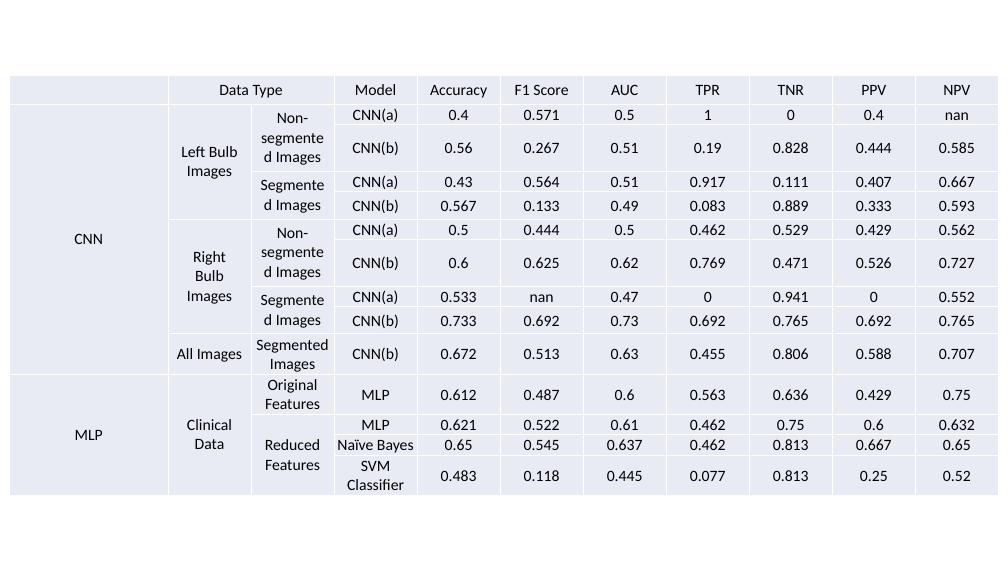
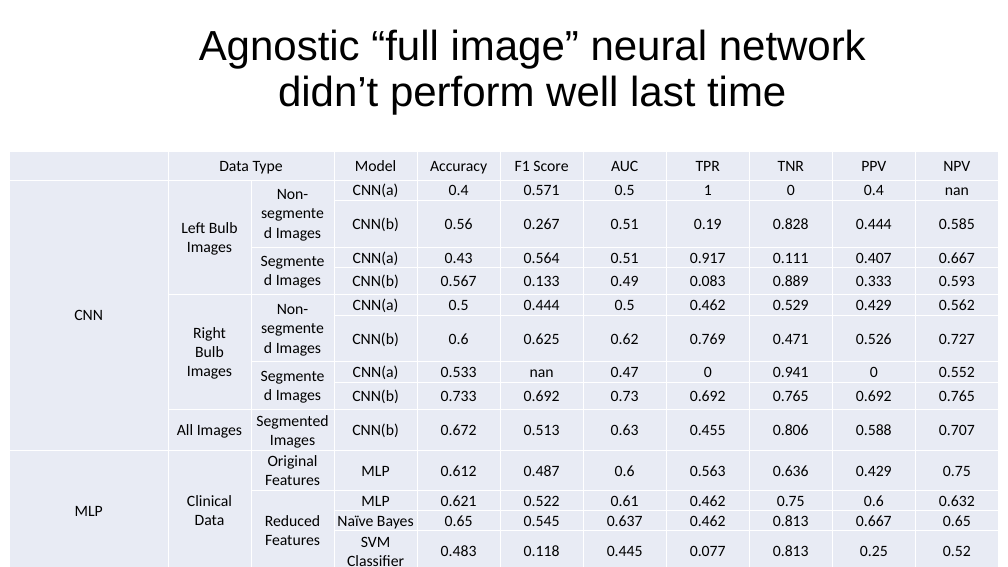
Before and after one commit to ricky-hu/carotid, a slide deck: slide 14 of mar2update.pptx (slide 13 before the commit). Drawn at 1008x567 pixels with LibreOffice and Linux fonts; fonts in the diff are those of the drawing. Boxes give left, top, right and bottom in pixels: in the first picture for what was removed or moved away, otherwise in the second. Text is boxed around its words. In the diff, an @@ line names an element or a change of style, - is before the commit and + after.

```diff
--- a/mar2update.pptx
+++ b/mar2update.pptx
@@ text added at [199, 29, 866, 114], 40 pt, text #000000 @@
+Agnostic “full image” neural network didn’t perform well last time
@@ table: place and size @@
-table at [9, 76, 1000, 494]
+table at [9, 151, 1000, 567]
```
Also in this commit, not shown: 2 other slides changed, 15 slides added, 7 slides removed, 1 other file.
